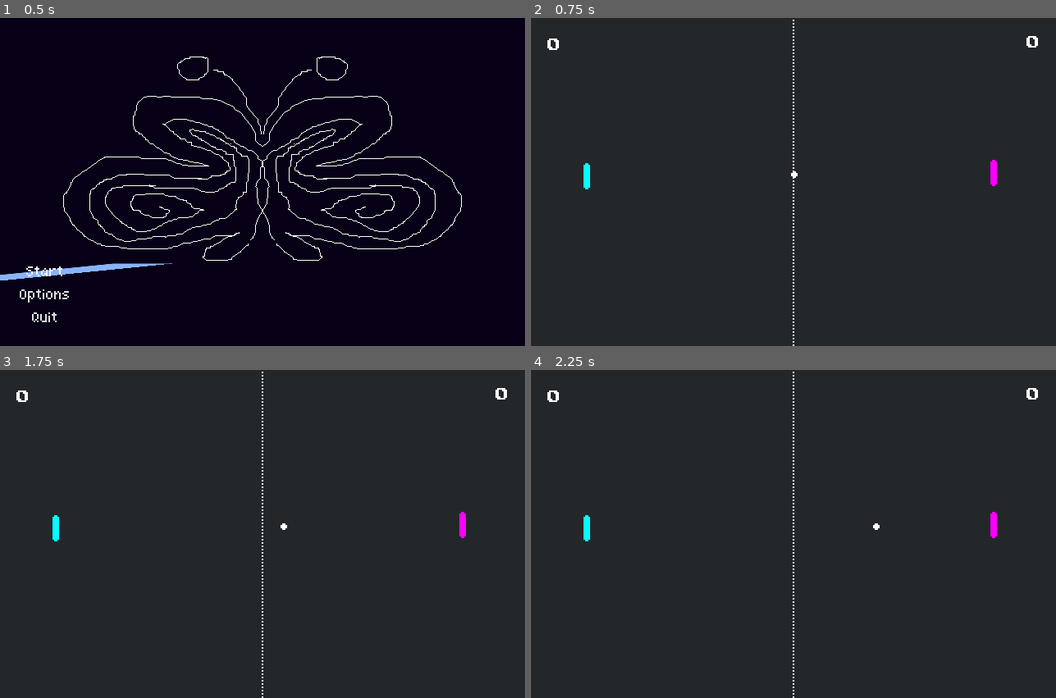
Above: before the commit, frames 1-4 (two rows, left to right).
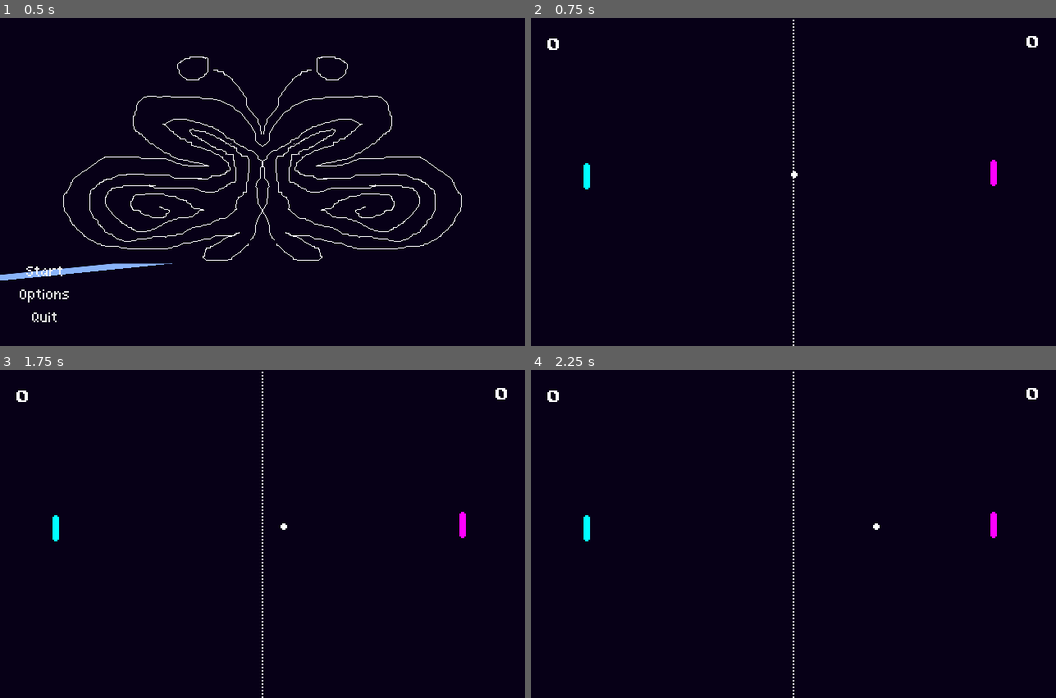
Above: after the commit, the same moments.

Repository: GustavoScardovelliSiqueroli/pong-game-godot
Game: Godot game, scene res://cenas/menu.tscn
Two runs of this game, one before a commit and one after it. Both use one fixed random seed, a clock stepped at 60 frames per second and the inputs below.
Inputs:
- Up to frame 1 (0.5 s): no input
- Up to frame 2 (0.75 s): click "Start" at 0.5 s
- Up to frame 3 (1.75 s): tap Enter at 1.25 s
- Up to frame 4 (2.25 s): tap Space at 2 s

Frame 1 is identical in both runs. In frame 2, 100% of the frame differs, in the area x 0-100%, y 0-100%; in frame 3, 100%; in frame 4, 100%.

Commit message:
feat: new color to bg, new projects settings

Diff:
--- a/logic/ball.gd
+++ b/logic/ball.gd
@@ -36,7 +36,6 @@
 	$Timer.start()
 
 func _on_timer_timeout() -> void:
-	print("PENIS")
 	direction = randomize_direction()
 	_speed = DEFAULT_SPEED
 
--- a/pong.tscn
+++ b/pong.tscn
@@ -30,7 +30,7 @@
 [node name="Background" type="ColorRect" parent="."]
 offset_right = 640.0
 offset_bottom = 400.0
-color = Color(0.141176, 0.152941, 0.164706, 1)
+color = Color(0.027451, 0, 0.0901961, 1)
 
 [node name="Left" type="Area2D" parent="."]
 modulate = Color(0, 1, 1, 1)
--- a/project.godot
+++ b/project.godot
@@ -22,8 +22,10 @@
 
 window/size/viewport_width=640
 window/size/viewport_height=400
+window/size/mode=3
+window/size/resizable=false
+window/size/borderless=true
 window/stretch/mode="canvas_items"
-window/stretch/aspect="expand"
 
 [input]
 
